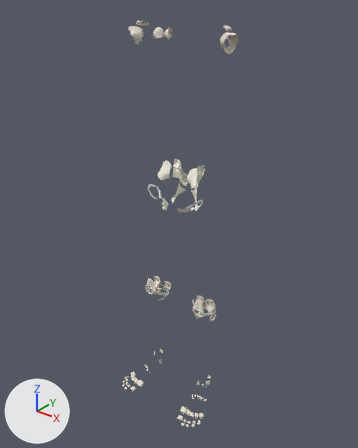
A saved change to the glTF model models/zanatomy-joints.glb.
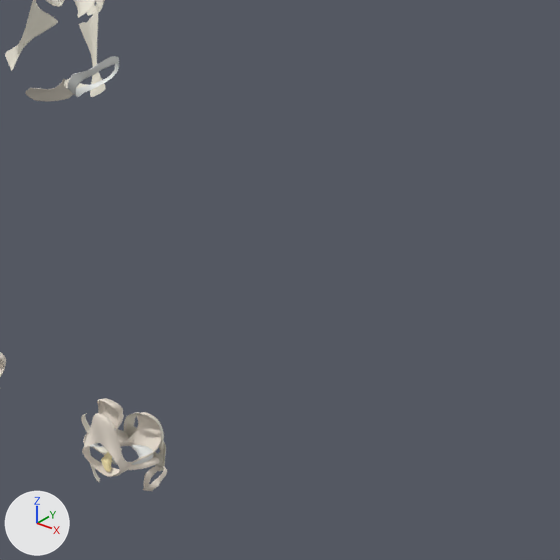
The first picture shows the older version from a camera (50 mm lens) standing at (0.967, -1.195, 1.539) and looking at (0.009, 0.002, 0.797). The close-ups show the older and then the newer version on the part from 47% to 91% of the width and 41% to 76% of the height of that picture. Only the edits that show in the close-ups are written down. Arrows for +X, +Y and +Z are at lower left; the lights stay in place. Where no turn or scale is listed for an object, it has been applied to the vertices.

Objects in the first close-up: 'zj_acetabular_labrum_l_1', 'zj_knee_joint_capsule_l_1', 'zj_sacrotuberous_ligament_l_1', 'zj_sacrotuberous_ligament_r_1' and 14 more.
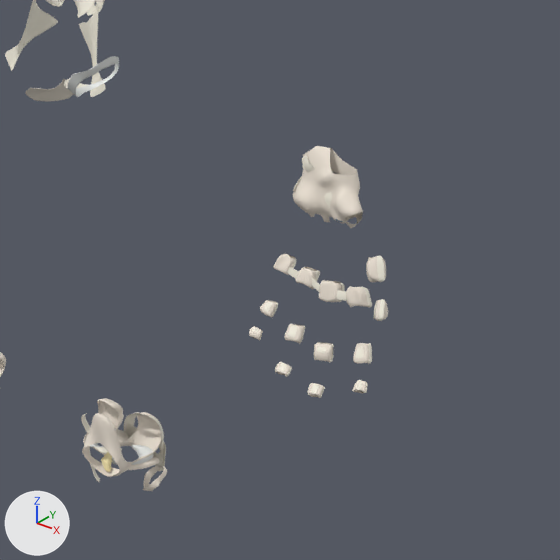
Not visible in the close-ups: 'zj_dorsal_radiocarpal_ligament_l_1', 'zj_dorsal_carpometacarpal_ligaments_l_1'.

Location of each change, (x1, y1, x2, y2) in pixels of the close-ups (560 x 560 px):
'zj_radiocarpal_joint_capsule_l_1', added (pale yellow): after (293, 146, 363, 228)
'zj_metacarpophalangeal_joint_capsules_l_1', added (pale yellow): after (273, 254, 386, 307)
'zj_proximal_interphalangeal_joint_capsules_hand_l_1', added: after (260, 300, 369, 364)
'zj_distal_interphalangeal_joint_capsules_hand_l_1', added: after (249, 300, 388, 397)
'zj_palmar_interphalangeal_ligaments_l_1', added: after (251, 302, 377, 394)
'zj_collateral_metacarpophalangeal_ligaments_l_1', added: after (278, 253, 385, 307)
'zj_collateral_interphalangeal_ligaments_hand_l_1', added: after (249, 299, 385, 398)
'zj_deep_transverse_metacarpal_ligament_l_1', added: after (288, 267, 347, 301)
'zj_ulnolunate_ligament_l_1', added: after (302, 155, 315, 172)
'zj_radiate_carpal_ligament_l_1', added: after (324, 192, 332, 208)

What changed in the scene script:
```text
Add ob_zj_deep_transverse_metacarpal_ligament_l_1:
    ob_zj_deep_transverse_metacarpal_ligament_l_1 = bpy.data.objects.new('zj_deep_transverse_metacarpal_ligament_l_1', me_zj_deep_transverse_metacarpal_ligament_l_1)  # 36 vertices, 60 faces; spans x -0.0272..0.0272, y -0.0042..0.0042, z -0.008..0.008; in mat_ligament (white #f3efdf)
    ob_zj_deep_transverse_metacarpal_ligament_l_1.location = (0.347, -0.039, 0.783)
Add ob_zj_ulnolunate_ligament_l_1:
    ob_zj_ulnolunate_ligament_l_1 = bpy.data.objects.new('zj_ulnolunate_ligament_l_1', me_zj_ulnolunate_ligament_l_1)  # 54 vertices, 104 faces; spans x -0.013..0.013, y -0.0052..0.0052, z -0.0105..0.0105; in mat_ligament (white #f3efdf)
    ob_zj_ulnolunate_ligament_l_1.location = (0.328, -0.022, 0.88)
Add ob_zj_palmar_interphalangeal_ligaments_l_1:
    ob_zj_palmar_interphalangeal_ligaments_l_1 = bpy.data.objects.new('zj_palmar_interphalangeal_ligaments_l_1', me_zj_palmar_interphalangeal_ligaments_l_1)  # 450 vertices, 864 faces; spans x -0.0558..0.0558, y -0.018..0.018, z -0.0466..0.0466; in mat_ligament (white #f3efdf)
    ob_zj_palmar_interphalangeal_ligaments_l_1.location = (0.359, -0.061, 0.752)
Add ob_zj_collateral_interphalangeal_ligaments_hand_l_1:
    ob_zj_collateral_interphalangeal_ligaments_hand_l_1 = bpy.data.objects.new('zj_collateral_interphalangeal_ligaments_hand_l_1', me_zj_collateral_interphalangeal_ligaments_hand_l_1)  # 1020 vertices, 1968 faces; spans x -0.0606..0.0606, y -0.0209..0.0209, z -0.0512..0.0512; in mat_ligament (white #f3efdf)
    ob_zj_collateral_interphalangeal_ligaments_hand_l_1.location = (0.362, -0.058, 0.751)
Add ob_zj_distal_interphalangeal_joint_capsules_hand_l_1:
    ob_zj_distal_interphalangeal_joint_capsules_hand_l_1 = bpy.data.objects.new('zj_distal_interphalangeal_joint_capsules_hand_l_1', me_zj_distal_interphalangeal_joint_capsules_hand_l_1)  # 846 vertices, 1504 faces; spans x -0.0608..0.0608, y -0.0148..0.0148, z -0.0512..0.0512; in mat_capsule (pale yellow #ece2d4)
    ob_zj_distal_interphalangeal_joint_capsules_hand_l_1.location = (0.362, -0.064, 0.751)
Add ob_zj_proximal_interphalangeal_joint_capsules_hand_l_1:
    ob_zj_proximal_interphalangeal_joint_capsules_hand_l_1 = bpy.data.objects.new('zj_proximal_interphalangeal_joint_capsules_hand_l_1', me_zj_proximal_interphalangeal_joint_capsules_hand_l_1)  # 778 vertices, 1392 faces; spans x -0.0514..0.0514, y -0.0124..0.0124, z -0.0177..0.0177; in mat_capsule (pale yellow #ece2d4)
    ob_zj_proximal_interphalangeal_joint_capsules_hand_l_1.location = (0.354, -0.049, 0.74)
Add ob_zj_collateral_metacarpophalangeal_ligaments_l_1:
    ob_zj_collateral_metacarpophalangeal_ligaments_l_1 = bpy.data.objects.new('zj_collateral_metacarpophalangeal_ligaments_l_1', me_zj_collateral_metacarpophalangeal_ligaments_l_1)  # 540 vertices, 1040 faces; spans x -0.0543..0.0543, y -0.0149..0.0149, z -0.0334..0.0334; in mat_ligament (white #f3efdf)
    ob_zj_collateral_metacarpophalangeal_ligaments_l_1.location = (0.359, -0.039, 0.8)
Add ob_zj_metacarpophalangeal_joint_capsules_l_1:
    ob_zj_metacarpophalangeal_joint_capsules_l_1 = bpy.data.objects.new('zj_metacarpophalangeal_joint_capsules_l_1', me_zj_metacarpophalangeal_joint_capsules_l_1)  # 880 vertices, 1568 faces; spans x -0.0537..0.0537, y -0.0182..0.0182, z -0.0332..0.0332; in mat_capsule (pale yellow #ece2d4)
    ob_zj_metacarpophalangeal_joint_capsules_l_1.location = (0.359, -0.038, 0.8)
Add ob_zj_dorsal_carpometacarpal_ligaments_l_1:
    ob_zj_dorsal_carpometacarpal_ligaments_l_1 = bpy.data.objects.new('zj_dorsal_carpometacarpal_ligaments_l_1', me_zj_dorsal_carpometacarpal_ligaments_l_1)  # 86 vertices, 148 faces; spans x -0.027..0.027, y -0.0095..0.0095, z -0.0105..0.0105; in mat_ligament (white #f3efdf)
    ob_zj_dorsal_carpometacarpal_ligaments_l_1.location = (0.346, -0.017, 0.849)
Add ob_zj_radiate_carpal_ligament_l_1:
    ob_zj_radiate_carpal_ligament_l_1 = bpy.data.objects.new('zj_radiate_carpal_ligament_l_1', me_zj_radiate_carpal_ligament_l_1)  # 206 vertices, 408 faces; spans x -0.0119..0.0119, y -0.004..0.004, z -0.0135..0.0135; in mat_ligament (white #f3efdf)
    ob_zj_radiate_carpal_ligament_l_1.location = (0.343, -0.025, 0.855)
Add ob_zj_dorsal_radiocarpal_ligament_l_1:
    ob_zj_dorsal_radiocarpal_ligament_l_1 = bpy.data.objects.new('zj_dorsal_radiocarpal_ligament_l_1', me_zj_dorsal_radiocarpal_ligament_l_1)  # 126 vertices, 248 faces; spans x -0.0192..0.0192, y -0.0037..0.0037, z -0.0081..0.0081; in mat_ligament (white #f3efdf)
    ob_zj_dorsal_radiocarpal_ligament_l_1.location = (0.337, -0.012, 0.866)
Add ob_zj_radiocarpal_joint_capsule_l_1:
    ob_zj_radiocarpal_joint_capsule_l_1 = bpy.data.objects.new('zj_radiocarpal_joint_capsule_l_1', me_zj_radiocarpal_joint_capsule_l_1)  # 759 vertices, 1342 faces; spans x -0.0321..0.0321, y -0.0158..0.0158, z -0.0326..0.0326; in mat_capsule (pale yellow #ece2d4)
    ob_zj_radiocarpal_joint_capsule_l_1.location = (0.344, -0.021, 0.863)
```
